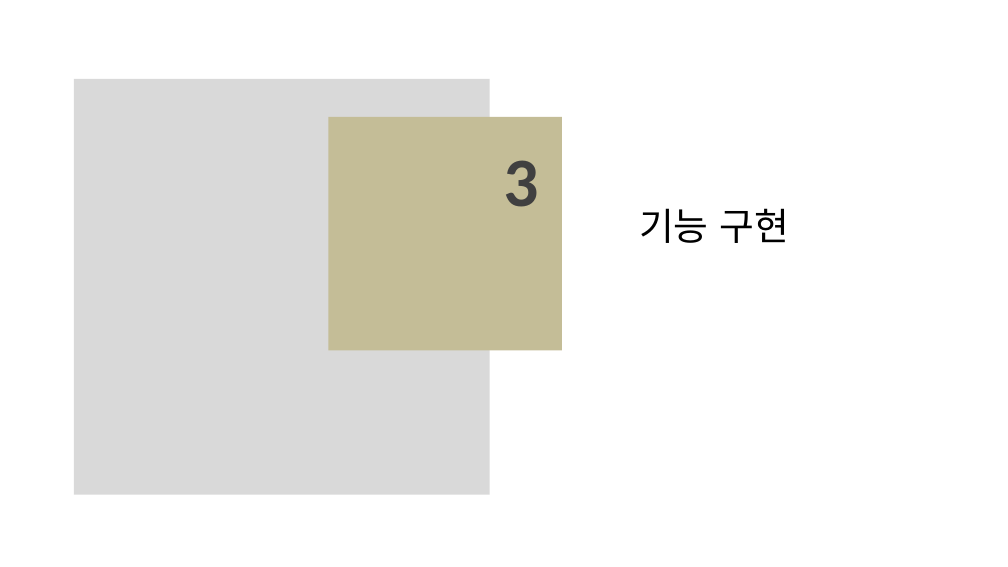
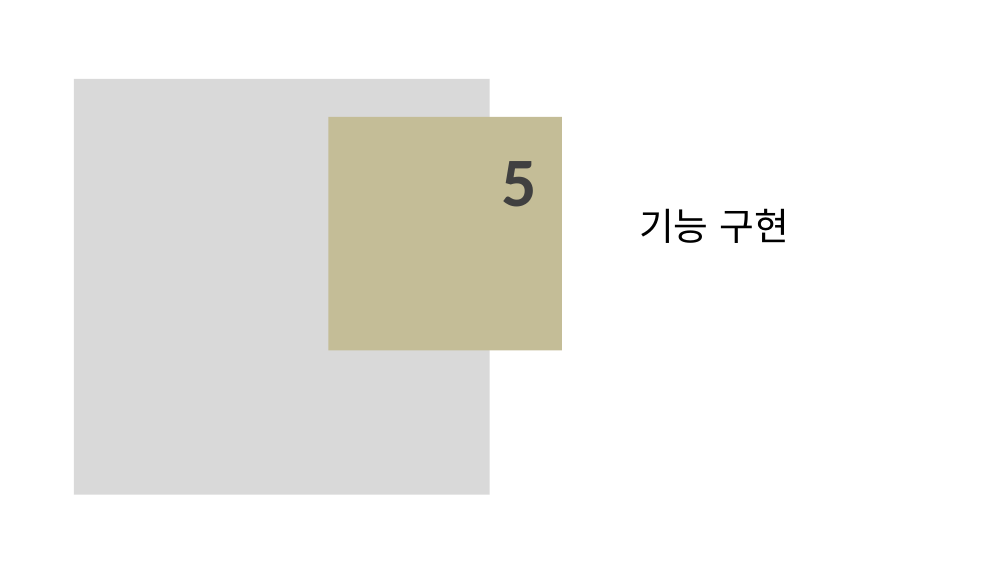
Before and after one commit to jieun000/FIDING-SeoulTourismAPIWeb, a slide deck: slide 9 of jieun/project3/PPT/3번째 프로젝트.pptx (slide 7 before the commit). Drawn at 1008x567 pixels with LibreOffice and Linux fonts; fonts in the diff are those of the drawing. Boxes give left, top, right and bottom in pixels: in the first picture for what was removed or moved away, otherwise in the second. Text is boxed around its words. In the diff, an @@ line names an element or a change of style, - is before the commit and + after.

```diff
--- a/jieun/project3/PPT/3번째 프로젝트.pptx
+++ b/jieun/project3/PPT/3번째 프로젝트.pptx
@@ text at (501,161,536,207): text changed @@
-3
+5
```
Also in this commit, not shown: 6 other slides changed, 9 slides added, 15 other files.
